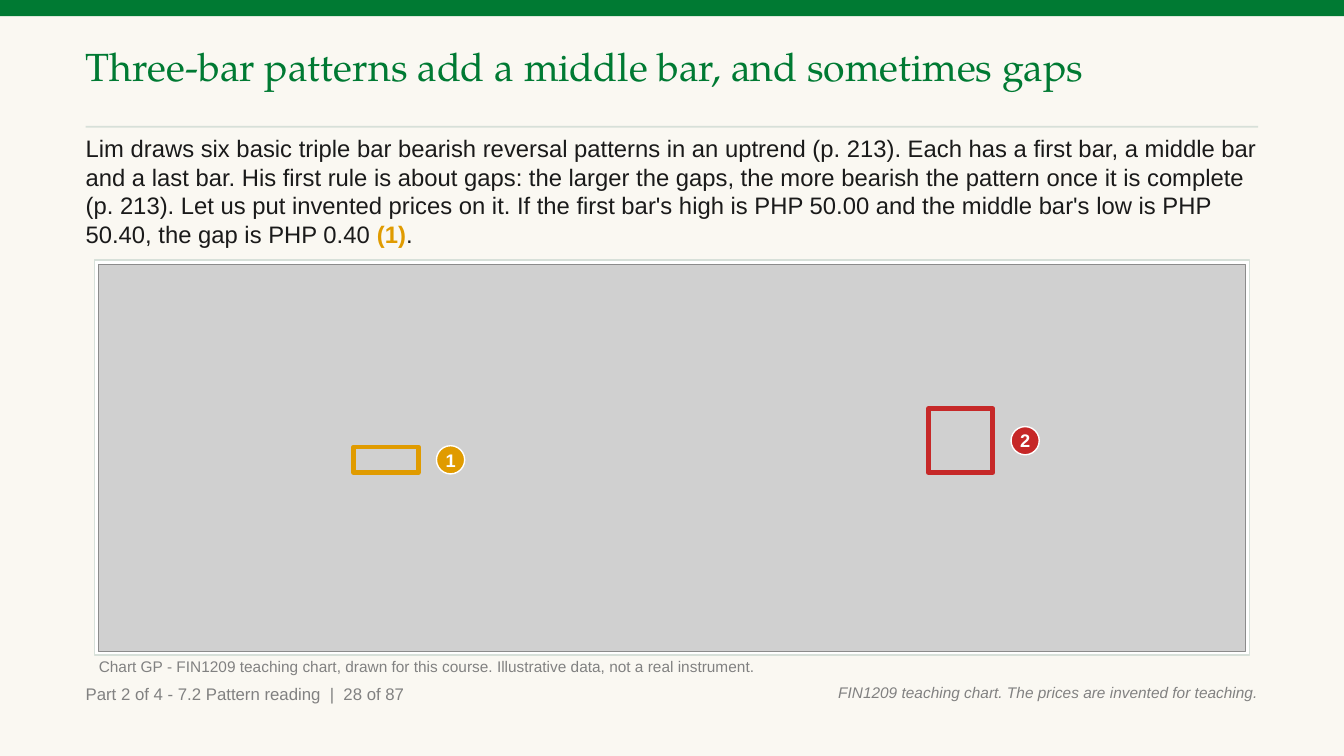
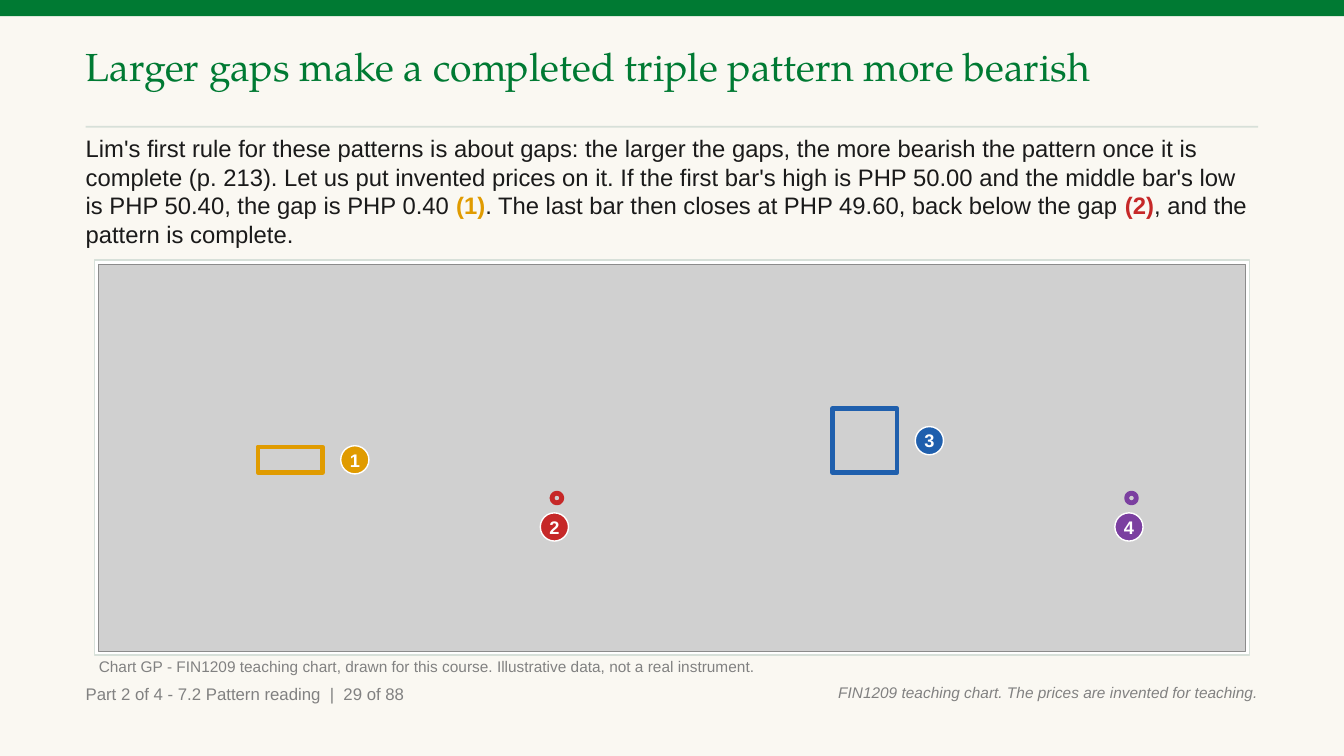
Before and after one commit to benjiesotelo-sudo/Telos_FIN1209, a slide deck: slide 73 of chapter-07/FIN1209-Chapter-07.pptx (slide 72 before the commit). Drawn at 1344x756 pixels with LibreOffice and Linux fonts; fonts in the diff are those of the drawing; grey boxes stand for pictures. Boxes give left, top, right and bottom in pixels: in the first picture for what was removed or moved away, otherwise in the second. Text is boxed around its words. In the diff, an @@ line names an element or a change of style, - is before the commit and + after.

```diff
--- a/chapter-07/FIN1209-Chapter-07.pptx
+++ b/chapter-07/FIN1209-Chapter-07.pptx
@@ text at <box>86,52,1090,92</box>: text changed @@
-Three-bar patterns add a middle bar, and sometimes gaps
+Larger gaps make a completed triple pattern more bearish
@@ text at <box>86,139,1247,248</box>: text changed @@
-Lim draws six basic triple bar bearish reversal patterns in an uptrend (p. 213). Each has a first bar, a middle bar and a last bar. His first rule is about gaps: the larger the gaps, the more bearish the pattern once it is complete (p. 213). Let us put invented prices on it. If the first bar's high is PHP 50.00 and the middle bar's low is PHP 50.40, the gap is PHP 0.40 (1).
+Lim's first rule for these patterns is about gaps: the larger the gaps, the more bearish the pattern once it is complete (p. 213). Let us put invented prices on it. If the first bar's high is PHP 50.00 and the middle bar's low is PHP 50.40, the gap is PHP 0.40 (1). The last bar then closes at PHP 49.60, back below the gap (2), and the pattern is complete.
@@ 2 rectangles, 1 ellipse: place and size @@
-2 rectangles, 1 ellipse at <box>354,409,993,474</box>
+2 rectangles, 1 ellipse at <box>258,409,897,474</box>
@@ rectangle at <box>833,409,897,473</box>: outline #C62828 3.5 pt to #1F5FAD 3.5 pt @@
@@ ellipse added at <box>915,426,944,455</box>, fill #1F5FAD, outline #FFFFFF 1 pt, 13 pt, text #FFFFFF, bold @@
+3
@@ ellipse added at <box>553,493,563,503</box>, outline #C62828 3.5 pt @@
@@ ellipse added at <box>1127,493,1137,503</box>, outline #7B3FA0 3.5 pt @@
@@ ellipse "2": place and size @@
-ellipse "2" at <box>1011,426,1040,455</box>
+ellipse "2" at <box>540,513,569,541</box>
@@ ellipse added at <box>1115,513,1143,541</box>, fill #7B3FA0, outline #FFFFFF 1 pt, 13 pt, text #FFFFFF, bold @@
+4
@@ text at <box>86,688,404,704</box>: text changed @@
-Part 2 of 4 - 7.2 Pattern reading | 28 of 87
+Part 2 of 4 - 7.2 Pattern reading | 29 of 88
```
Also in this commit, not shown: 86 other slides changed, 1 slide added, 2 other files.
